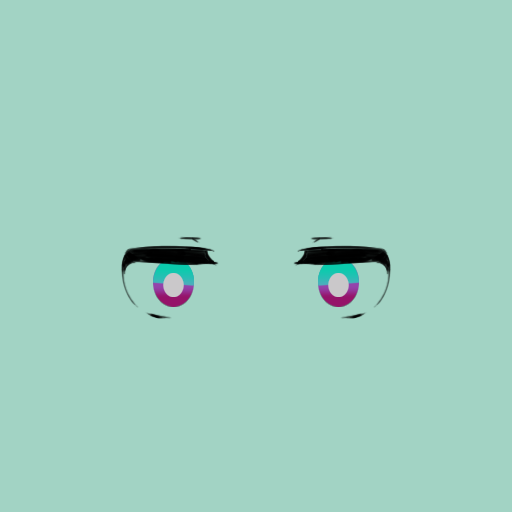
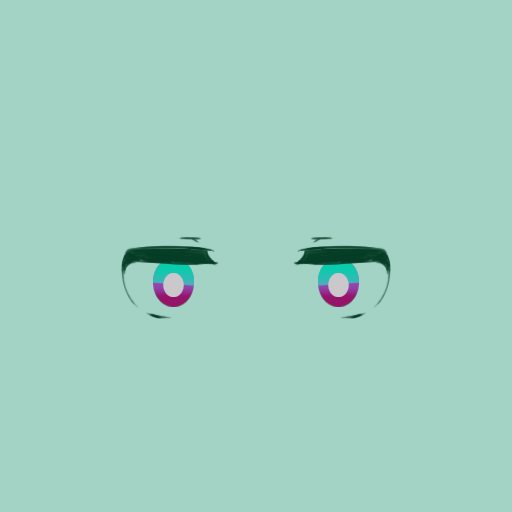
Revision of a layered w=512, h=512 image; what changed, layer by layer:
painted on "图层 23" over box(121, 236, 219, 319)
painted on "图层 2" over box(293, 236, 391, 319)
